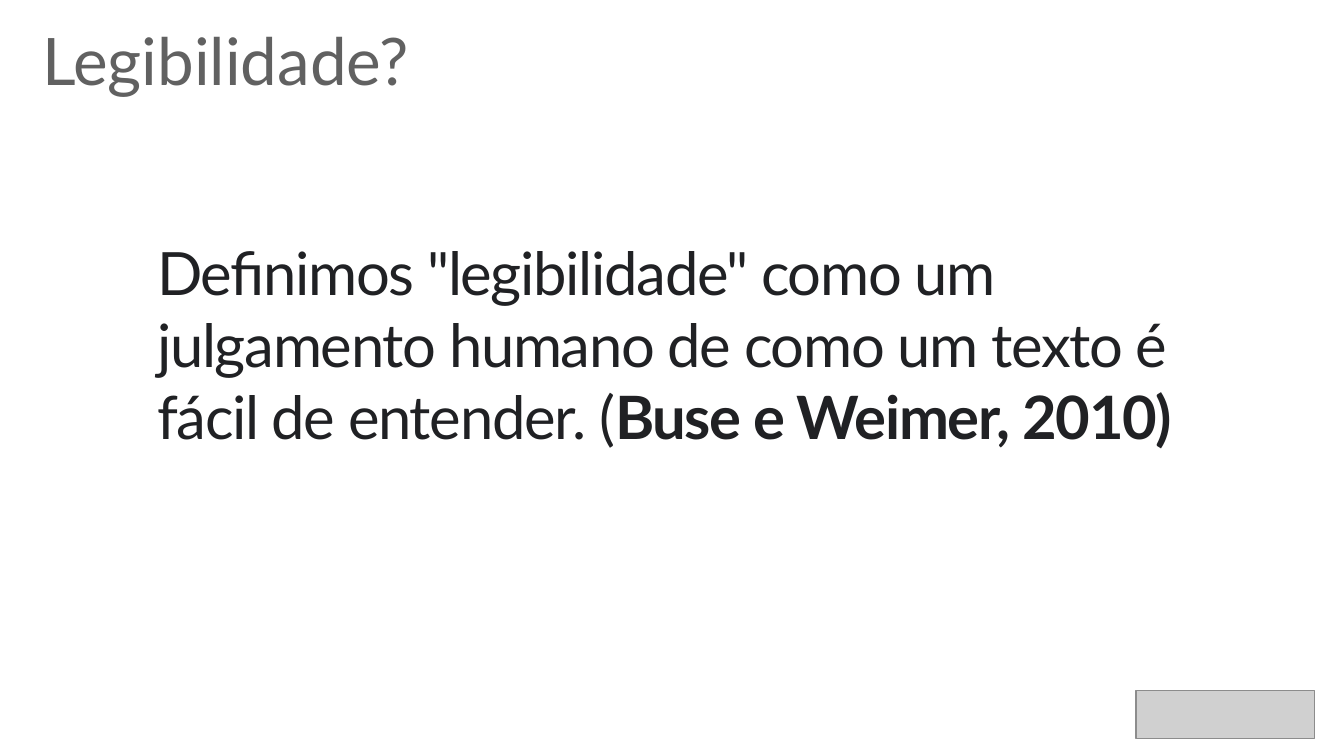
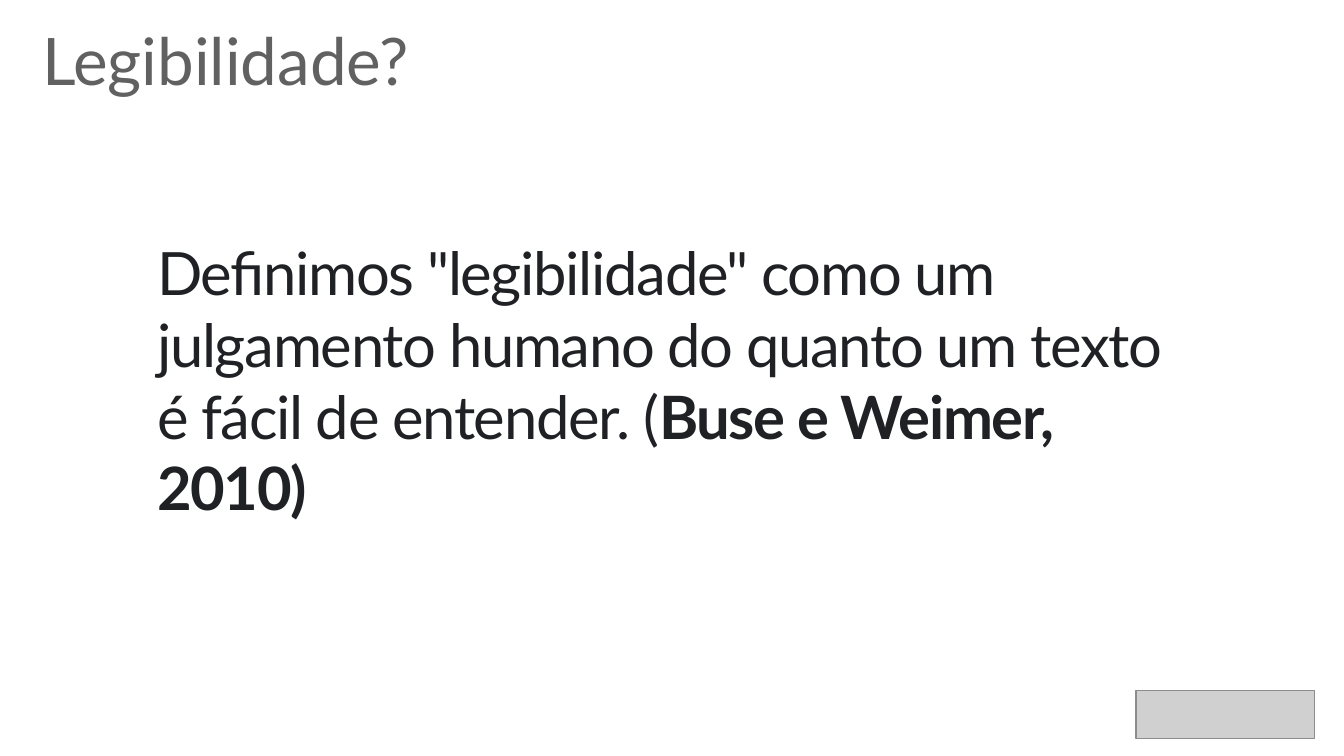
Before and after one commit to rafaelcruz-net/pattern-matching, a slide deck: slide 15 of Apresentacao_Defesa.pptx (slide 4 before the commit). Drawn at 1344x756 pixels with LibreOffice and Linux fonts; fonts in the diff are those of the drawing; grey boxes stand for pictures. Boxes give left, top, right and bottom in pixels: in the first picture for what was removed or moved away, otherwise in the second. Text is boxed around its words. In the diff, an @@ line names an element or a change of style, - is before the commit and + after.

```diff
--- a/Apresentacao_Defesa.pptx
+++ b/Apresentacao_Defesa.pptx
@@ text at (157, 251, 1163, 519): text changed @@
-Definimos "legibilidade" como um julgamento humano de como um texto é fácil de entender. (Buse e Weimer, 2010)
+Definimos "legibilidade" como um julgamento humano do quanto um texto é fácil de entender. (Buse e Weimer, 2010)
```
Also in this commit, not shown: 13 other slides changed, 5 slides added, 9 other files.
